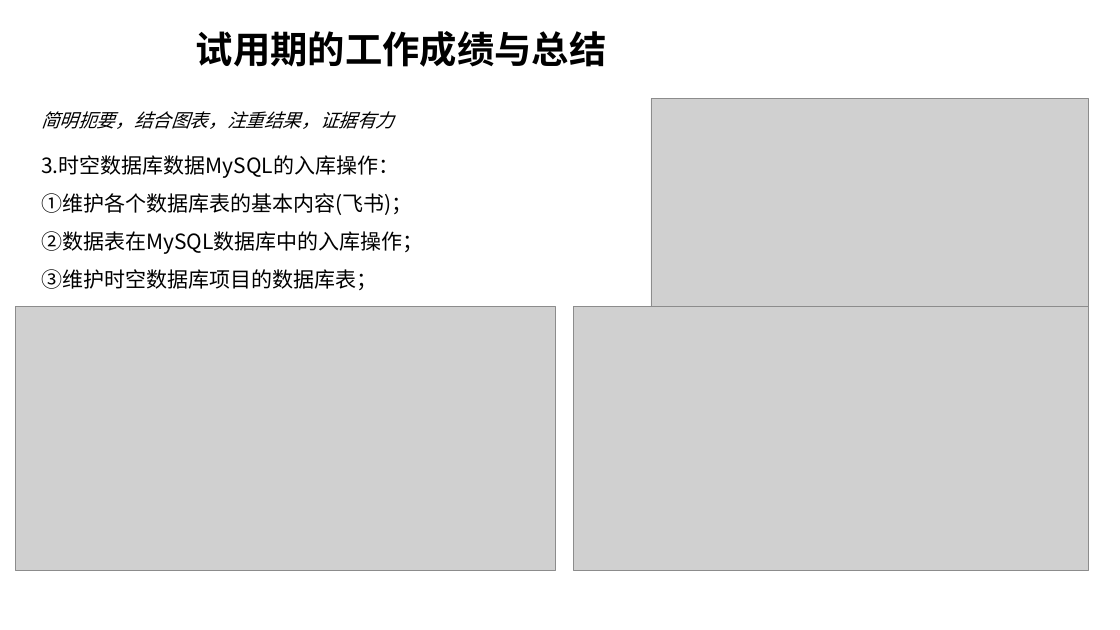
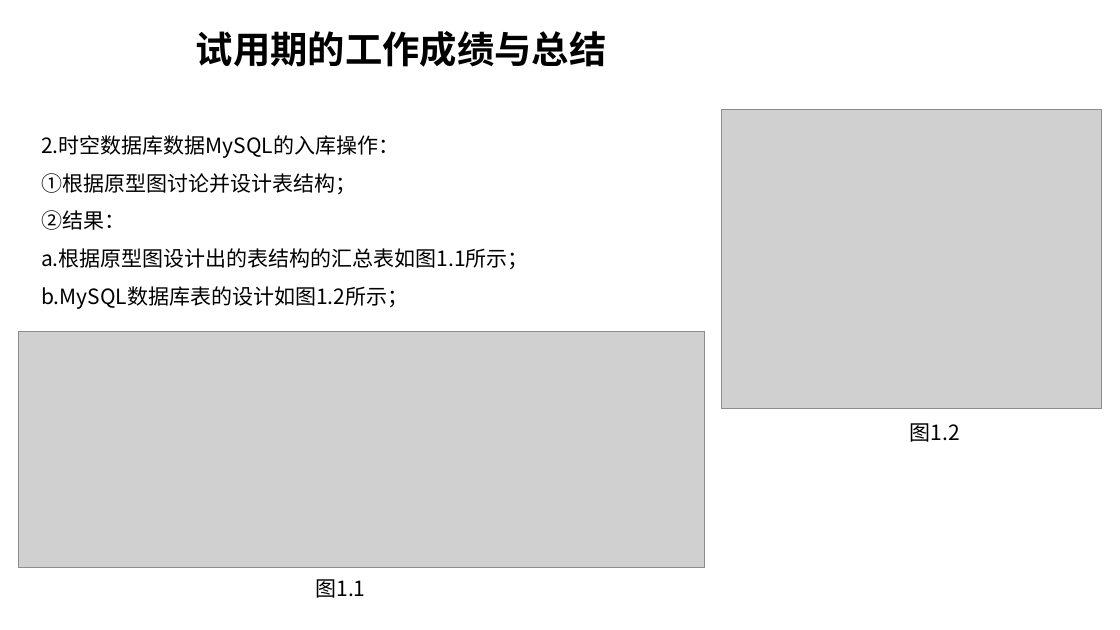
Before and after one commit to duolaxiaoshuai/first_work, a slide deck: slide 9 of Work_documents/罗帅_时空数据库数据整理及入库.pptx (slide 8 before the commit). Drawn at 1120x630 pixels with LibreOffice and Linux fonts; fonts in the diff are those of the drawing; grey boxes stand for pictures; background and template pictures are left out. Boxes give left, top, right and bottom in pixels: in the first picture for what was removed or moved away, otherwise in the second. Text is boxed around its words. In the diff, an @@ line names an element or a change of style, - is before the commit and + after.

```diff
--- a/Work_documents/罗帅_时空数据库数据整理及入库.pptx
+++ b/Work_documents/罗帅_时空数据库数据整理及入库.pptx
@@ text removed at (41, 111, 394, 129) @@
-简明扼要，结合图表，注重结果，证据有力
@@ picture: place and size @@
-picture at (651, 98, 1089, 444)
+picture at (722, 109, 1102, 408)
@@ text at (41, 135, 529, 309): text changed @@
-3.时空数据库数据MySQL的入库操作：
-①维护各个数据库表的基本内容(飞书)；
-②数据表在MySQL数据库中的入库操作；
-③维护时空数据库项目的数据库表；
+2.时空数据库数据MySQL的入库操作：
+①根据原型图讨论并设计表结构；
+②结果：
+a.根据原型图设计出的表结构的汇总表如图1.1所示；
+b.MySQL数据库表的设计如图1.2所示；
@@ picture removed at (574, 307, 1089, 571) @@
@@ picture: place and size @@
-picture at (15, 307, 556, 571)
+picture at (18, 332, 705, 568)
@@ text added at (910, 423, 960, 442), 18 pt, text #000000 @@
+图1.2
@@ text added at (315, 579, 365, 598), 18 pt, text #000000 @@
+图1.1
```
Also in this commit, not shown: 4 other slides changed, 5 slides added, 5 slides removed.
